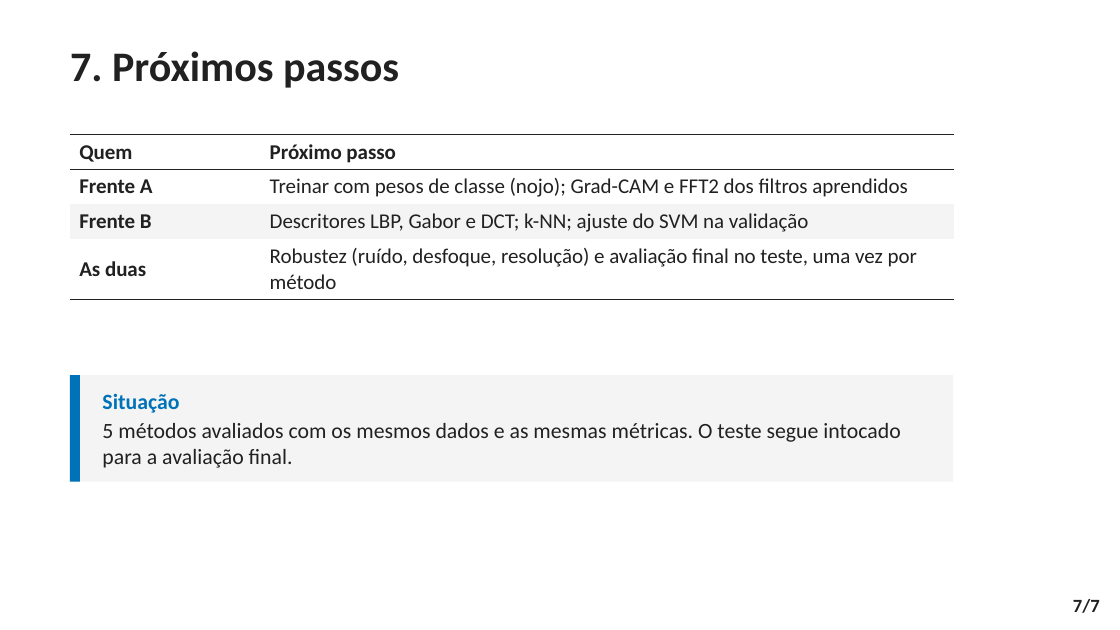
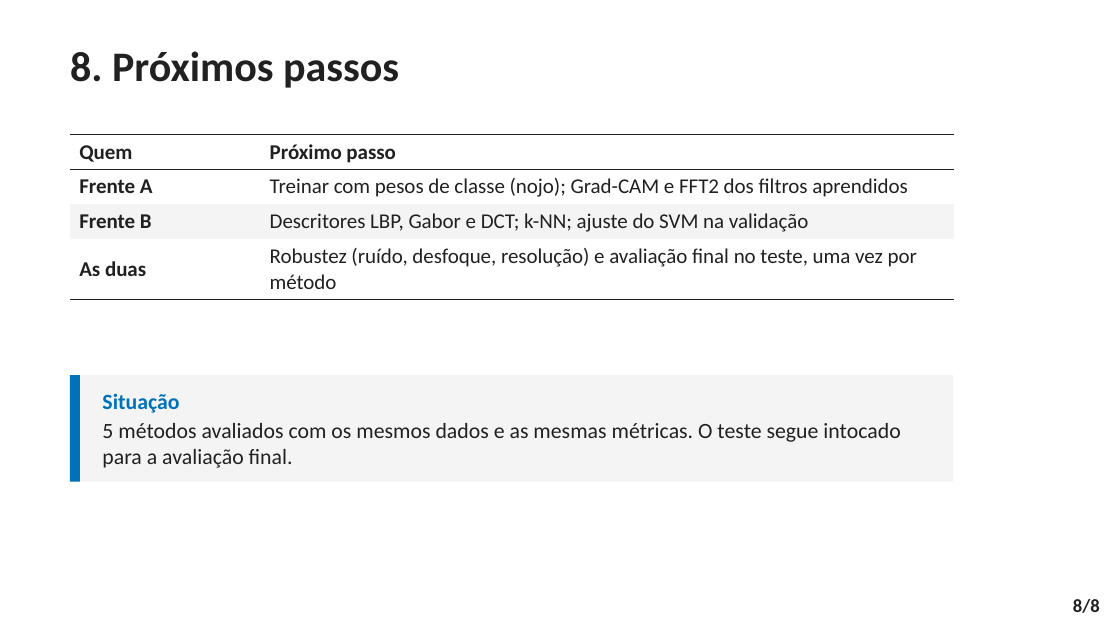
Before and after one commit to KauaSandes/seminario-reconhecimento-emocoes, a slide deck: slide 9 of reports/slides/checkpoint2-resultados/checkpoint2-resultados.pptx (slide 8 before the commit). Drawn at 1120x630 pixels with LibreOffice and Linux fonts; fonts in the diff are those of the drawing; background and template pictures are left out. Boxes give left, top, right and bottom in pixels: in the first picture for what was removed or moved away, otherwise in the second. Text is boxed around its words. In the diff, an @@ line names an element or a change of style, - is before the commit and + after.

```diff
--- a/reports/slides/checkpoint2-resultados/checkpoint2-resultados.pptx
+++ b/reports/slides/checkpoint2-resultados/checkpoint2-resultados.pptx
@@ title at box(70, 51, 399, 88): text changed @@
-7. Próximos passos
+8. Próximos passos
@@ text at box(1073, 599, 1100, 613): text changed @@
-7/7
+8/8
```
Also in this commit, not shown: 6 other slides changed, 1 slide added, 2 other files.
